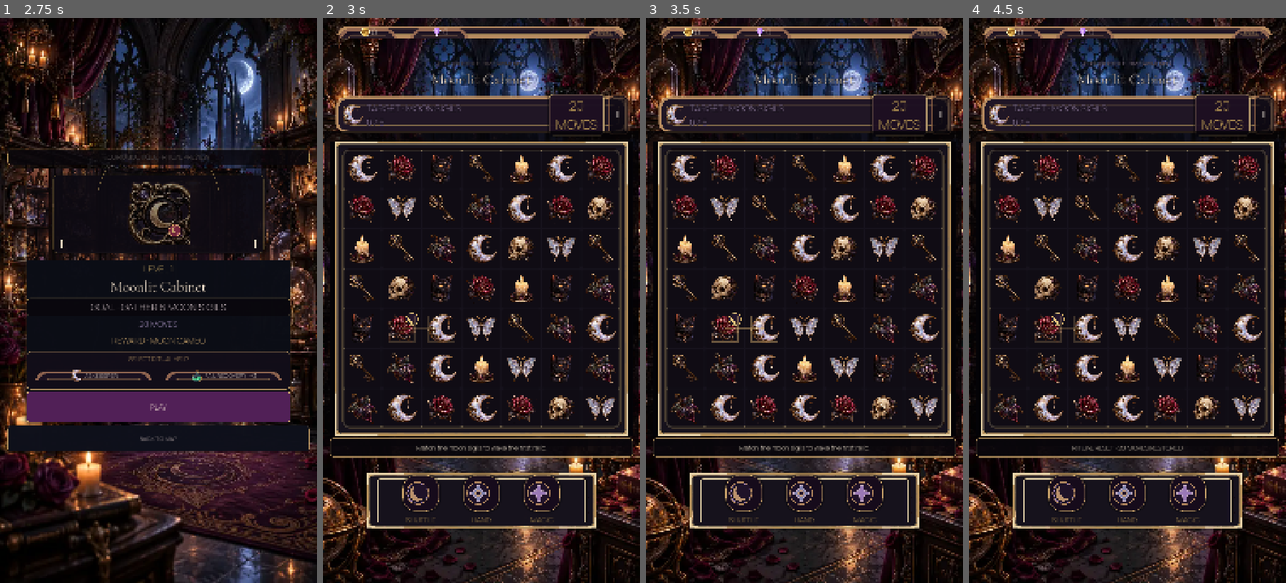
Above: before the commit, frames 1-4 (left to right).
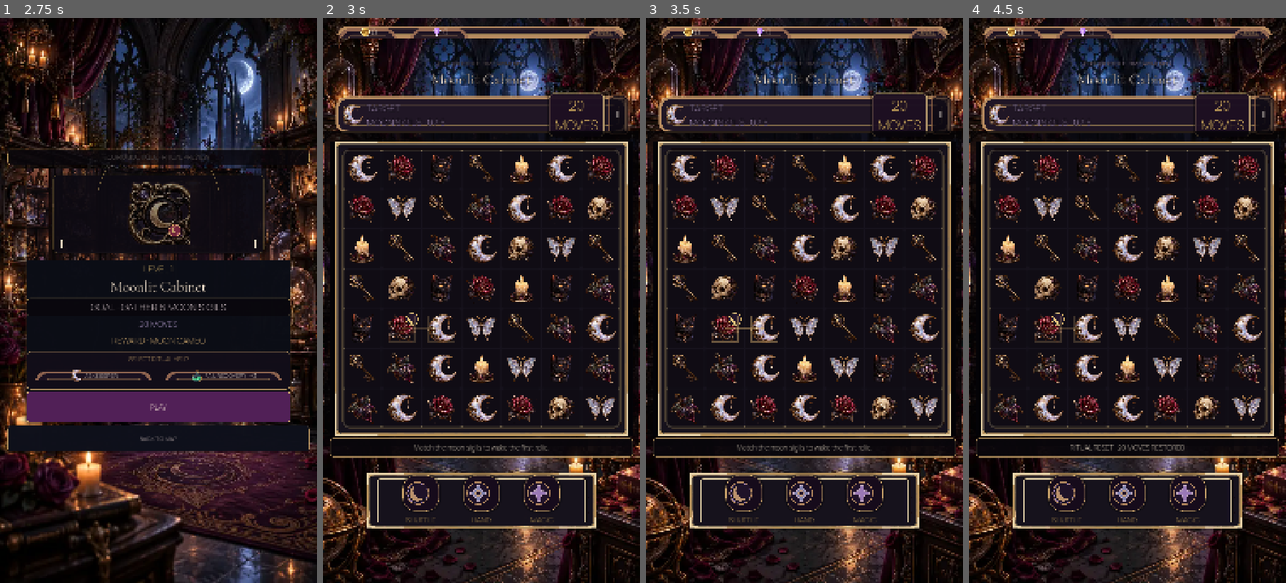
Above: after the commit, the same moments.

Repository: Jay-prodesign/akilta-match3
Game: Godot game, scene res://src/app/app_bootstrap.tscn
Two runs of this game, one before a commit and one after it. Both use one fixed random seed, a clock stepped at 60 frames per second and the inputs below.
Inputs:
- Up to frame 1 (2.75 s): click "ENTER THE HOUSE" at 0.5 s; click "PLAY LEVEL 1" at 1.25 s; click "1" at 2 s
- Up to frame 2 (3 s): click "PLAY" at 2.75 s
- Up to frame 3 (3.5 s): no input
- Up to frame 4 (4.5 s): click "Ⅱ" at 3.5 s; click "RESTART LEVEL" at 4.25 s

Frame 1 is identical in both runs. In frame 2, 0.6% of the frame differs, in the area x 13-89%, y 13-77%; in frame 3, 0.6%; in frame 4, 0.7%.

Commit message:
Preserve final target feedback hierarchy

Diff:
--- a/src/ui/gameplay/gameplay_screen.gd
+++ b/src/ui/gameplay/gameplay_screen.gd
@@ -559,20 +559,20 @@
 	if hint_label == null:
 		return
 	var color := Color("#F4E5D3")
-	var size_px := 23
+	var size_px := 24
 	match mode:
 		"blocker":
 			color = Color("#F0CE8A")
-			size_px = 23
+			size_px = 25
 		"special":
 			color = Color("#E8C987")
-			size_px = 23
+			size_px = 25
 		"combo":
 			color = Color("#E7C8FF")
-			size_px = 24
+			size_px = 26
 		"cascade":
 			color = Color("#DDB7F5")
-			size_px = 23
+			size_px = 25
 		"invalid":
 			color = Color("#D8C5D2")
 		_:
@@ -615,13 +615,13 @@
 		]
 	if String(board_state.objective_type) == "collect_family":
 		var family_label: String = String(board_state.objective_family).capitalize()
-		objective_label.text = "TARGET · %s SIGILS\n%d / %d" % [
+		objective_label.text = "TARGET\n%s SIGILS · %d / %d" % [
 			family_label.to_upper(),
 			int(board_state.objective_progress),
 			int(board_state.objective_target)
 		]
 	elif String(board_state.objective_type) == "clear_blockers":
-		objective_label.text = "TARGET · WAX SEAL LAYERS\n%d / %d" % [_objective_progress_value(), _objective_target_value()]
+		objective_label.text = "TARGET\nWAX SEAL LAYERS · %d / %d" % [_objective_progress_value(), _objective_target_value()]
 	else:
 		objective_label.text = "TARGET\nAWAKEN THE COLLECTION"
 
@@ -664,10 +664,10 @@
 	var target := _objective_target_value()
 	var complete := progress >= target
 	if String(board_state.objective_type) == "clear_blockers":
-		objective_label.text = "TARGET · WAX SEAL LAYERS\n%d / %d · %s" % [progress, target, "OBJECTIVE COMPLETE" if complete else "+%d THIS MOVE" % _last_objective_delta]
+		objective_label.text = "TARGET\nWAX SEAL LAYERS · %d / %d\n%s" % [progress, target, "OBJECTIVE COMPLETE" if complete else "+%d THIS MOVE" % _last_objective_delta]
 	else:
 		var family := String(board_state.objective_family).to_upper()
-		objective_label.text = "TARGET · %s SIGILS\n%d / %d · %s" % [family, progress, target, "OBJECTIVE COMPLETE" if complete else "+%d THIS MOVE" % _last_objective_delta]
+		objective_label.text = "TARGET\n%s SIGILS · %d / %d\n%s" % [family, progress, target, "OBJECTIVE COMPLETE" if complete else "+%d THIS MOVE" % _last_objective_delta]
 	objective_label.set_meta("objective_feedback_state", "complete" if complete else "progress")
 	objective_label.add_theme_color_override("font_color", Color("#FFFFFF") if _high_contrast else (Color("#F0CE8A") if complete else Color("#E4CDEB")))
 	if _objective_pulse_tween != null and _objective_pulse_tween.is_valid():
@@ -694,19 +694,19 @@
 		_moves_urgency_state = "critical"
 		moves_label.text = "LAST MOVE" if moves == 1 else "NO MOVES"
 		moves_label.add_theme_color_override("font_color", Color("#FFFFFF") if _high_contrast else Color("#FF9B8E"))
-		moves_label.add_theme_font_size_override("font_size", 40)
+		moves_label.add_theme_font_size_override("font_size", 42)
 		moves_label.add_theme_constant_override("outline_size", 5 if _high_contrast else 4)
 	elif moves <= LOW_MOVE_WARNING_THRESHOLD:
 		_moves_urgency_state = "warning"
 		moves_label.text = "⚠ %d\nMOVES" % moves
 		moves_label.add_theme_color_override("font_color", Color("#FFF1B6") if _high_contrast else Color("#F2B36D"))
-		moves_label.add_theme_font_size_override("font_size", 42)
+		moves_label.add_theme_font_size_override("font_size", 44)
 		moves_label.add_theme_constant_override("outline_size", 4)
 	else:
 		_moves_urgency_state = "normal"
 		moves_label.text = "%d\nMOVES" % moves
 		moves_label.add_theme_color_override("font_color", Color("#FFF1B6") if _high_contrast else Color("#F2C66D"))
-		moves_label.add_theme_font_size_override("font_size", 44)
+		moves_label.add_theme_font_size_override("font_size", 46)
 		moves_label.add_theme_constant_override("outline_size", 3)
 	moves_label.set_meta("urgency_state", _moves_urgency_state)
 
@@ -1045,20 +1045,20 @@
 		and not $BoosterTray/BoosterActions/SettingsSlot.visible
 	)
 	var hierarchy_locked: bool = (
-		title_label.get_theme_font_size("font_size") >= 48
+		title_label.get_theme_font_size("font_size") >= 50
 		and objective_icon.custom_minimum_size.x >= 80.0
-		and objective_label.get_theme_font_size("font_size") >= 30
-		and moves_label.get_theme_font_size("font_size") >= 42
-		and ($Layout/HUDPlate as PanelContainer).custom_minimum_size.y >= 152.0
+		and objective_label.get_theme_font_size("font_size") >= 32
+		and moves_label.get_theme_font_size("font_size") >= 44
+		and ($Layout/HUDPlate as PanelContainer).custom_minimum_size.y >= 160.0
 	)
 	var integrated_hud_surface: bool = (
 		not objective_label.has_theme_stylebox_override("normal")
-		and objective_label.text.begins_with("TARGET")
+		and objective_label.text.begins_with("TARGET\n")
 		and moves_label.get_theme_stylebox("normal") != null
 	)
 	var hint_readable: bool = (
 		hint_label.custom_minimum_size.y >= 60.0
-		and hint_label.get_theme_font_size("font_size") >= 23
+		and hint_label.get_theme_font_size("font_size") >= 24
 	)
 	var booster_family_locked: bool = (
 		$BoosterTray/BoosterActions/SealedSlotA.visible
@@ -1115,7 +1115,8 @@
 		"visual_parity_gate_v2": hierarchy_locked and booster_family_locked and composition_locked and board_locked and utilities_separated and String(_booster_tray.get_meta("production_chrome_kind", "")) == "gameplay_booster_tray",
 		"visual_parity_gate_v3": hierarchy_locked and integrated_hud_surface and hint_readable and booster_family_locked and composition_locked and board_locked and utilities_separated,
 		"visual_parity_gate_v4": hierarchy_locked and integrated_hud_surface and hint_readable and booster_family_locked and  …(305 unchanged characters)…
-		"visual_parity_version": 7,
+		"visual_parity_gate_v5": hierarchy_locked and integrated_hud_surface and hint_readable and booster_family_locked and composition_locked and board_locked and utilities_separated and objective_label.text.begins_with("TARGET\n"),
+		"visual_parity_version": 8,
 		"resource_bar_height": ($ResourceBar as PanelContainer).offset_bottom - ($ResourceBar as PanelContainer).offset_top,
 		"hud_plate_height": ($Layout/HUDPlate as PanelContainer).custom_minimum_size.y,
 		"booster_tray_height": _booster_tray.offset_bottom - _booster_tray.offset_top,
